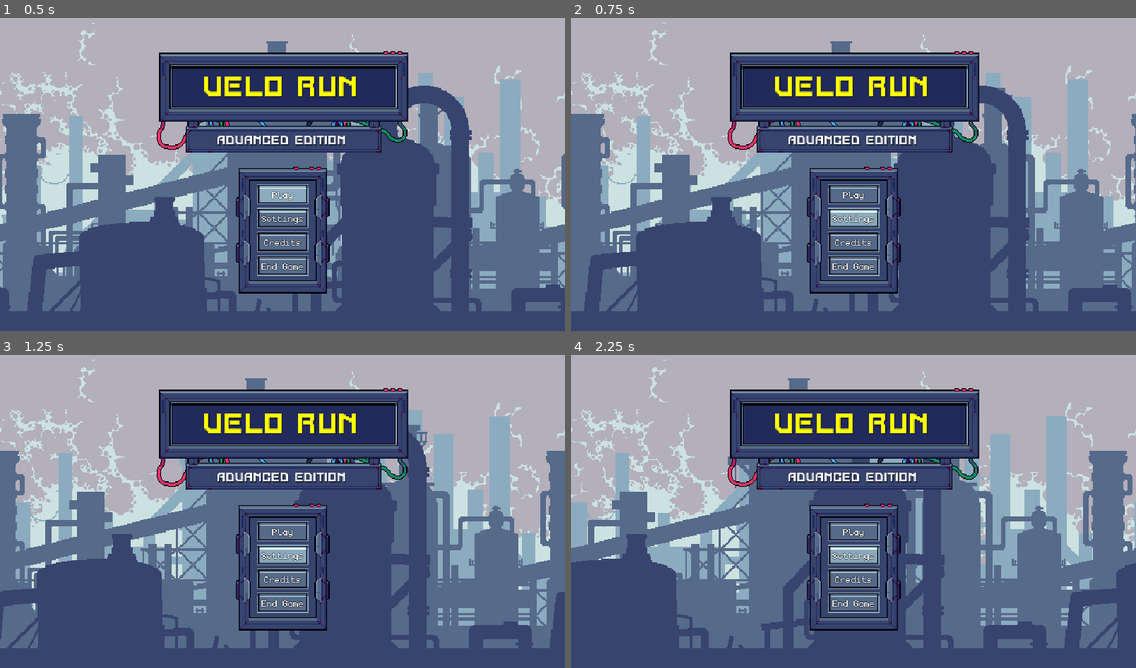
Above: before the commit, frames 1-4 (two rows, left to right).
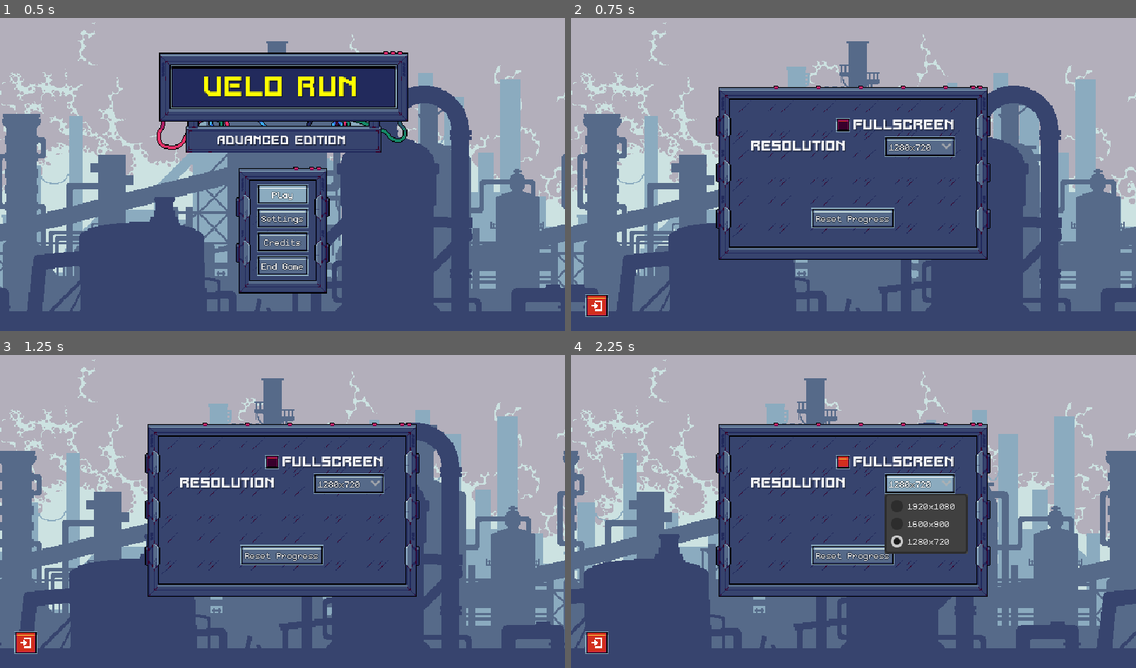
Above: after the commit, the same moments.

Repository: Reapler59/Velorun-Advanced
Game: Godot game, scene res://src/interfaces/titlescreen.tscn
The game is run twice, just before and just after one commit, with the same random seed, the same clock (stepped at 60 frames per second) and the same inputs.
Inputs (mouse positions are in pixels of both pictures, inside the frame that each line leads up to):
- Up to frame 1 (0.5 s): no input
- Up to frame 2 (0.75 s): click "Settings" at 0.5 s
- Up to frame 3 (1.25 s): no input
- Up to frame 4 (2.25 s): click (842, 461) at 1.27 s; click (921, 483) at 2 s, where only the run after the commit has a clickable "1280x720"

Frame 1 is identical in both runs. In frame 2, 41% of the frame differs, in the area x 0-100%, y 7-96%; in frame 3, 40%; in frame 4, 42%.

Commit message:
added settings

Diff:
--- a/project.godot
+++ b/project.godot
@@ -24,7 +24,7 @@
 
 window/size/viewport_width=640
 window/size/viewport_height=360
-window/size/mode=3
+window/size/resizable=false
 window/size/window_width_override=1280
 window/size/window_height_override=720
 window/stretch/mode="viewport"
--- /dev/null
+++ b/src/interfaces/settings.gd
@@ -0,0 +1,32 @@
+extends Control
+
+@onready var titlescreen = load("res://src/interfaces/titlescreen.tscn")
+@onready var fullscreen: CheckBox = $MarginContainer/PanelContainer/MarginContainer/VBoxContainer/Fullscreen/CheckBox
+@onready var resolution: OptionButton = $MarginContainer/PanelContainer/MarginContainer/VBoxContainer/Resolution/OptionButton
+
+# Called when the node enters the scene tree for the first time.
+func _ready():
+	Input.mouse_mode = Input.MOUSE_MODE_VISIBLE
+	fullscreen.grab_focus()
+
+
+# Called every frame. 'delta' is the elapsed time since the previous frame.
+func _process(delta):
+	if Input.is_action_just_pressed("pause"):
+		_on_button_exit_pressed()
+
+
+func _on_button_exit_pressed() -> void:
+	get_tree().change_scene_to_packed(titlescreen)
+
+func _on_button_reset_pressed() -> void:
+	DataManager.reset_data()
+
+
+func _on_check_box_toggled(toggled_on: bool) -> void:
+	DataManager.fullscreen = fullscreen.button_pressed
+	DataManager.update_settings()
+
+func _on_option_button_item_selected(index: int) -> void:
+	DataManager.resolution = index
+	DataManager.update_settings()
--- a/src/interfaces/settings.tscn
+++ b/src/interfaces/settings.tscn
@@ -1,7 +1,14 @@
-[gd_scene load_steps=3 format=3 uid="uid://che3aplcls8ou"]
+[gd_scene load_steps=8 format=3 uid="uid://che3aplcls8ou"]
 
 [ext_resource type="PackedScene" uid="uid://bsr4kcif0a44b" path="res://src/components/background.tscn" id="1_7d1le"]
 [ext_resource type="Theme" uid="uid://b1b8etb0755dh" path="res://res/themes/menu.theme" id="1_jk118"]
+[ext_resource type="Script" path="res://src/interfaces/settings.gd" id="2_8v8xt"]
+[ext_resource type="Theme" uid="uid://dh8twwl5vhwf3" path="res://res/themes/close.theme" id="3_tq82m"]
+[ext_resource type="Texture2D" uid="uid://d16bva5bur0rm" path="res://assets/sprites/icons/icon_exit.png" id="4_ooufd"]
+
+[sub_resource type="StyleBoxTexture" id="StyleBoxTexture_n72uu"]
+
+[sub_resource type="StyleBoxEmpty" id="StyleBoxEmpty_yj33k"]
 
 [node name="Settings" type="Control"]
 layout_mode = 3
@@ -11,6 +18,7 @@
 grow_horizontal = 2
 grow_vertical = 2
 theme = ExtResource("1_jk118")
+script = ExtResource("2_8v8xt")
 
 [node name="Background" parent="." instance=ExtResource("1_7d1le")]
 speed = 160
@@ -29,27 +37,76 @@
 size_flags_horizontal = 4
 size_flags_vertical = 4
 
-[node name="VBoxContainer" type="VBoxContainer" parent="MarginContainer/PanelContainer"]
+[node name="MarginContainer" type="MarginContainer" parent="MarginContainer/PanelContainer"]
 layout_mode = 2
 
-[node name="Fullscreen" type="HBoxContainer" parent="MarginContainer/PanelContainer/VBoxContainer"]
+[node name="VBoxContainer" type="VBoxContainer" parent="MarginContainer/PanelContainer/MarginContainer"]
+layout_mode = 2
+
+[node name="Fullscreen" type="HBoxContainer" parent="MarginContainer/PanelContainer/MarginContainer/VBoxContainer"]
 layout_mode = 2
 alignment = 2
 
-[node name="CheckBox" type="CheckBox" parent="MarginContainer/PanelContainer/VBoxContainer/Fullscreen"]
+[node name="CheckBox" type="CheckBox" parent="MarginContainer/PanelContainer/MarginContainer/VBoxContainer/Fullscreen"]
 layout_mode = 2
+focus_neighbor_bottom = NodePath("../../Resolution/OptionButton")
+focus_next = NodePath("../../Resolution/OptionButton")
 theme = ExtResource("1_jk118")
 
-[node name="Label" type="Label" parent="MarginContainer/PanelContainer/VBoxContainer/Fullscreen"]
+[node name="Label" type="Label" parent="MarginContainer/PanelContainer/MarginContainer/VBoxContainer/Fullscreen"]
 layout_mode = 2
 text = "Fullscreen"
 
-[node name="HBoxContainer" type="HBoxContainer" parent="MarginContainer/PanelContainer/VBoxContainer"]
+[node name="Resolution" type="HBoxContainer" parent="MarginContainer/PanelContainer/MarginContainer/VBoxContainer"]
 layout_mode = 2
 
-[node name="Label" type="Label" parent="MarginContainer/PanelContainer/VBoxContainer/HBoxContainer"]
+[node name="Label" type="Label" parent="MarginContainer/PanelContainer/MarginContainer/VBoxContainer/Resolution"]
 layout_mode = 2
 text = "Resolution"
 
-[node name="OptionButton" type="OptionButton" parent="MarginContainer/PanelContainer/VBoxContainer/HBoxContainer"]
+[node name="VSeparator" type="VSeparator" parent="MarginContainer/PanelContainer/MarginContainer/VBoxContainer/Resolution"]
 layout_mode = 2
+theme_override_constants/separation = 35
+theme_override_styles/separator = SubResource("StyleBoxTexture_n72uu")
+
+[node name="OptionButton" type="OptionButton" parent="MarginContainer/PanelContainer/MarginContainer/VBoxContainer/Resolution"]
+layout_mode = 2
+focus_neighbor_top = NodePath("../../Fullscreen/CheckBox")
+focus_neighbor_bottom = NodePath("../../ButtonReset")
+focus_next = NodePath("../../ButtonReset")
+focus_previous = NodePath("../../Fullscreen/CheckBox")
+selected = 2
+item_count = 3
+popup/item_0/text = "1920x1080"
+popup/item_1/text = "1600x900"
+popup/item_1/id = 1
+popup/item_2/text = "1280x720"
+popup/item_2/id = 2
+
+[node name="HSeparator" type="HSeparator" parent="MarginContainer/PanelContainer/MarginContainer/VBoxContainer"]
+layout_mode = 2
+theme_override_constants/separation = 50
+theme_override_styles/separator = SubResource("StyleBoxEmpty_yj33k")
+
+[node name="ButtonReset" type="Button" parent="MarginContainer/PanelContainer/MarginContainer/VBoxContainer"]
+layout_mode = 2
+size_flags_horizontal = 4
+focus_neighbor_top = NodePath("../Resolution/OptionButton")
+focus_neighbor_bottom = NodePath("../../../../ButtonExit")
+focus_next = NodePath("../../../../ButtonExit")
+focus_previous = NodePath("../Resolution/OptionButton")
+text = "Reset Progress"
+
+[node name="ButtonExit" type="Button" parent="MarginContainer"]
+layout_mode = 2
+size_flags_horizontal = 0
+size_flags_vertical = 8
+focus_neighbor_top = NodePath("../PanelContainer/MarginContainer/VBoxContainer/ButtonReset")
+focus_previous = NodePath("../PanelContainer/MarginContainer/VBoxContainer/ButtonReset")
+theme = ExtResource("3_tq82m")
+icon = ExtResource("4_ooufd")
+
+[connection signal="toggled" from="MarginContainer/PanelContainer/MarginContainer/VBoxContainer/Fullscreen/CheckBox" to="." method="_on_check_box_toggled"]
+[connection signal="item_selected" from="MarginContainer/PanelContainer/MarginContainer/VBoxContainer/Resolution/OptionButton" to="." method="_on_option_button_item_selected"]
+[connection signal="pressed" from="MarginContainer/PanelContainer/MarginContainer/VBoxContainer/ButtonReset" to="." method="_on_button_reset_pressed"]
+[connection signal="pressed" from="MarginContainer/ButtonExit" to="." method="_on_button_exit_pressed"]
--- a/src/interfaces/titlescreen.gd
+++ b/src/interfaces/titlescreen.gd
@@ -8,6 +8,7 @@
 
 @onready var stage_select = load("res://src/interfaces/stage_select.tscn")
 @onready var credits = load("res://src/interfaces/credits.tscn")
+@onready var settings = load("res://src/interfaces/settings.tscn")
 
 # Called when the node enters the scene tree for the first time.
 func _ready():
@@ -27,7 +28,7 @@
 	get_tree().change_scene_to_packed(credits)
 
 func _on_button_options_pressed() -> void:
-	pass # Replace with function body.
+	get_tree().change_scene_to_packed(settings)
 
 func _on_button_exit_pressed():
 	get_tree().quit()
--- a/src/util/data_manager.gd
+++ b/src/util/data_manager.gd
@@ -6,6 +6,9 @@
 	2: StageData.new(),
 	3: StageData.new()
 }
+
+var fullscreen: bool = false
+var resolution: int = 2
 
 func _ready() -> void:
 	stages[0].stage_name = "Stage 0"
@@ -23,3 +26,17 @@
 	for i in stages:
 		stages[i] = StageData.new()
 		stages[i].stage_name = "Stage " + i
+
+func update_settings() -> void:
+	if fullscreen:
+		DisplayServer.window_set_mode(DisplayServer.WINDOW_MODE_FULLSCREEN)
+	else:
+		DisplayServer.window_set_mode(DisplayServer.WINDOW_MODE_WINDOWED)
+
+	match resolution:
+		0:
+			DisplayServer.window_set_size(Vector2i(1920,1080))
+		1:
+			DisplayServer.window_set_size(Vector2i(1600,900))
+		2:
+			DisplayServer.window_set_size(Vector2i(1280,720))
Binary file added: assets/sprites/icons/icon_arrow.png
Not shown, added: assets/sprites/icons/icon_arrow.png.import
Binary file added: assets/sprites/icons/icon_music.png
Not shown, added: assets/sprites/icons/icon_music.png.import
Binary file added: assets/sprites/icons/icon_sound.png
Not shown, added: assets/sprites/icons/icon_sound.png.import
Binary file added: assets/sprites/icons/icon_volume.png
Not shown, added: assets/sprites/icons/icon_volume.png.import
